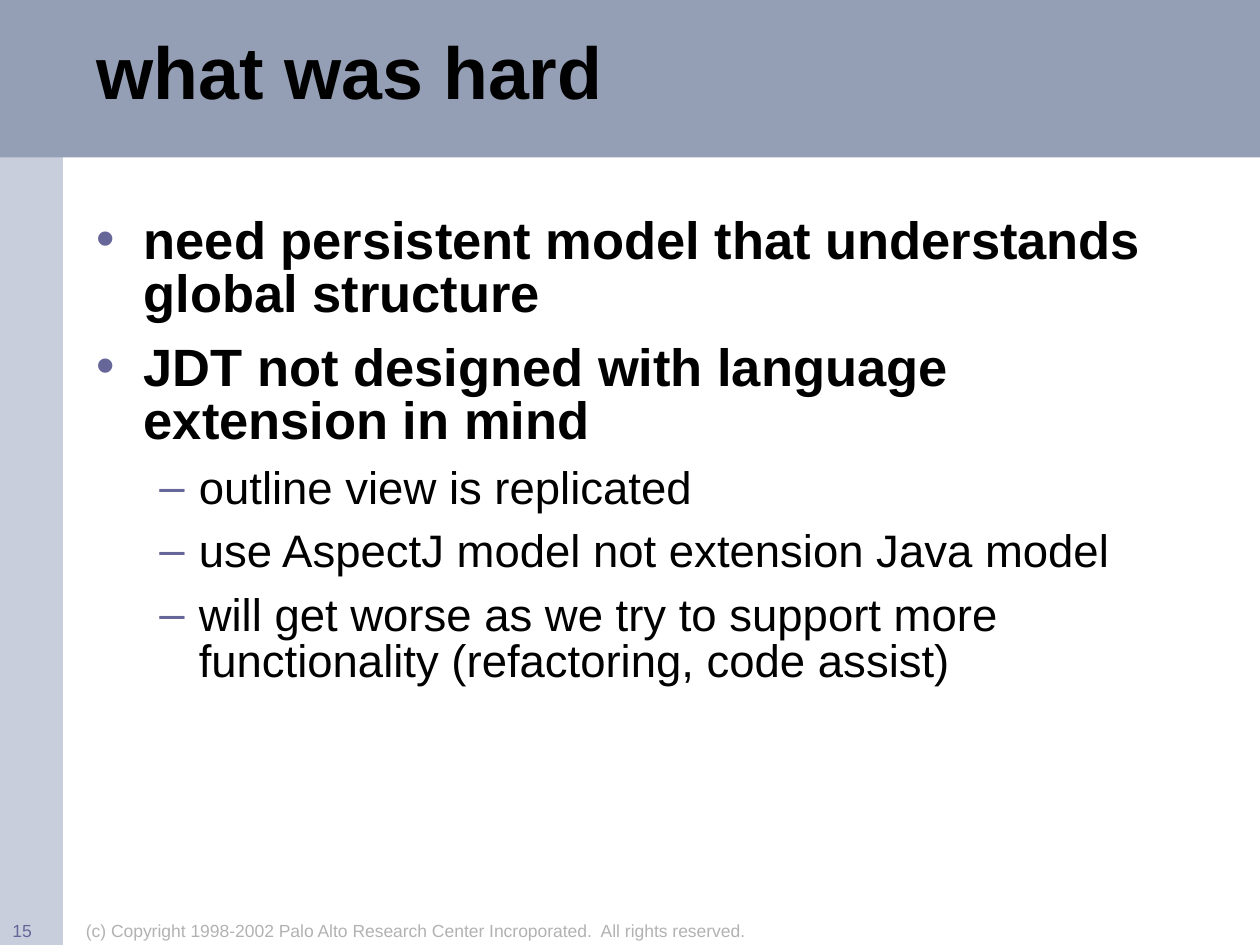
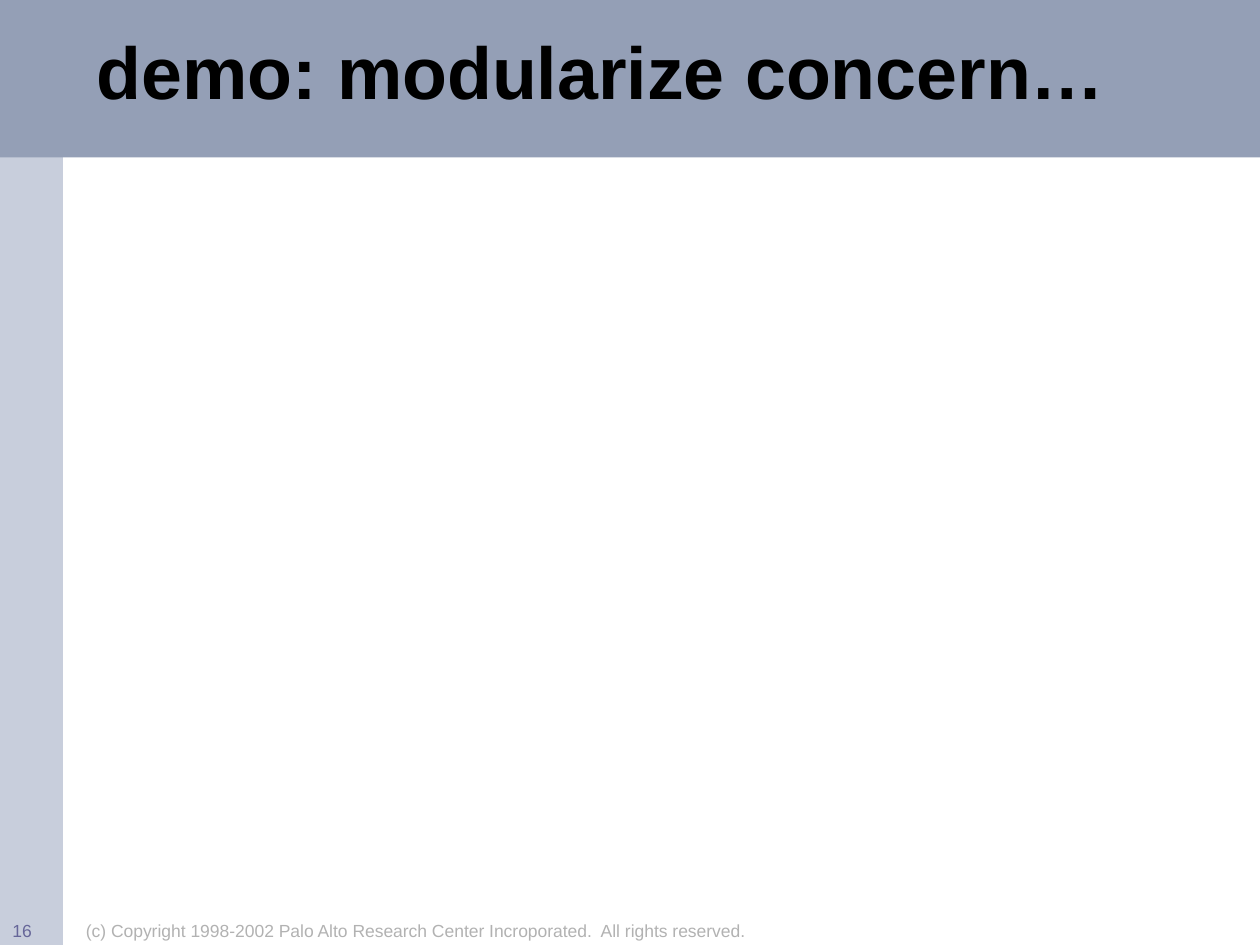
Before and after one commit to eclipse-aspectj/aspectj, a slide deck: slide 16 of docs/teaching/demos/oopsla2002.ppt (slide 15 before the commit). Drawn at 1260x945 pixels with LibreOffice and Linux fonts; fonts in the diff are those of the drawing; background and template pictures are left out. Boxes give left, top, right and bottom in pixels: in the first picture for what was removed or moved away, otherwise in the second. Text is boxed around its words. In the diff, an @@ line names an element or a change of style, - is before the commit and + after.

```diff
--- a/docs/teaching/demos/oopsla2002.ppt
+++ b/docs/teaching/demos/oopsla2002.ppt
@@ title at box(96, 45, 1104, 100): text changed @@
-what was hard
+demo: modularize concern…
@@ text removed at box(144, 221, 1140, 687) @@
-• need persistent model that understands global structure
-• JDT not designed with language extension in mind
-  – outline view is replicated
-  – use AspectJ model not extension Java model
-  – will get worse as we try to support more functionality (refactoring, code assist)
```
Also in this commit, not shown: 14 other slides changed, 23 slides added.
